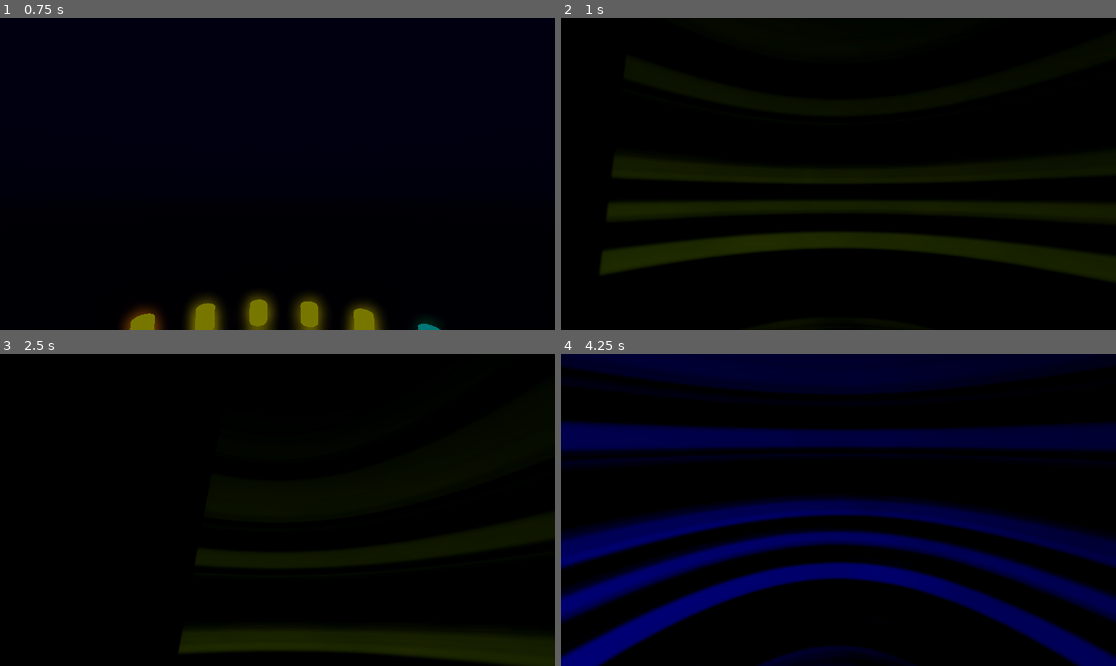
Above: before the commit, frames 1-4 (two rows, left to right).
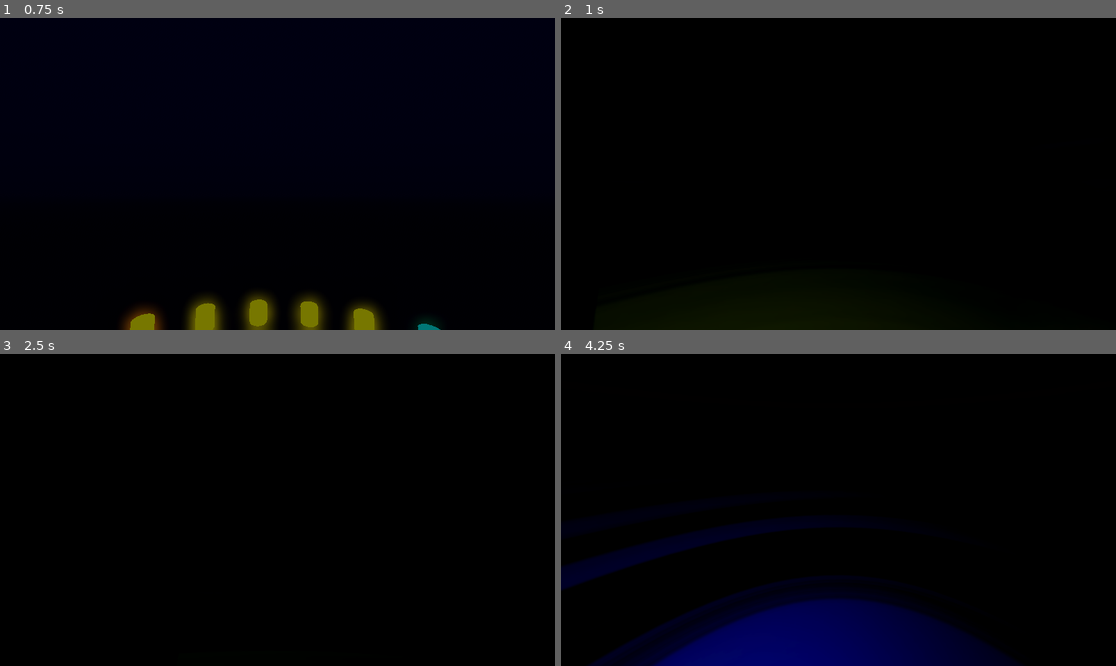
Above: after the commit, the same moments.

Repository: kquizz/vr-visualizer
Game: Godot game, scene res://scenes/main.tscn
The game is run twice, just before and just after one commit, with the same random seed, the same clock (stepped at 60 frames per second) and the same inputs.
Inputs (mouse positions are in pixels of both pictures, inside the frame that each line leads up to):
- Up to frame 1 (0.75 s): tap Enter at 0.5 s; move the mouse to (399, 158) at 0.52 s; tap Tab at 0.6 s
- Up to frame 2 (1 s): no input
- Up to frame 3 (2.5 s): move the mouse to (166, 525) at 1.27 s; tap Tab at 1.35, 2.1 s; move the mouse to (333, 441) at 2.02 s
- Up to frame 4 (4.25 s): move the mouse to (810, 572) at 2.77 s; tap Tab at 2.85, 3.6 s; move the mouse to (1005, 556) at 3.52 s

Frame 1 is identical in both runs. In frame 2, 10% of the frame differs, in the area x 7-100%, y 44-85%; in frame 3, 5.2%; in frame 4, 49%, in the area x 0-100%, y 0-100%.

Commit message:
feat(04): two-color injection, stronger spiral, more visual interest
- Dual color injection: warm blobs at center, complementary cool
  blobs at mid-range — creates color contrast in the feedback
- Stronger spiral coefficient (1.2x radius) for visible swirl
- More aggressive saturation boost in feedback (1.1x per frame)
- Hue shift increased for faster color evolution
- Noise-shaped injection blobs at both inner and outer zones

Diff:
--- a/scenes/modes/warp.gd
+++ b/scenes/modes/warp.gd
@@ -83,10 +83,11 @@
 	_shader_material.set_shader_parameter("noise_amount", 0.04)
 	_shader_material.set_shader_parameter("hue_shift", 0.008)
 	_shader_material.set_shader_parameter("symmetry_enabled", false)
-	# Cycle through vivid saturated hues during seed
 	var hue: float = fmod(_frame_count * 0.03, 1.0)
 	var c := Color.from_hsv(hue, 0.9, 1.0)
-	_shader_material.set_shader_parameter("audio_color", Vector3(c.r, c.g, c.b))
+	_shader_material.set_shader_parameter("color_inner", Vector3(c.r, c.g, c.b))
+	var c2 := Color.from_hsv(fmod(hue + 0.45, 1.0), 0.9, 0.9)
+	_shader_material.set_shader_parameter("color_outer", Vector3(c2.r, c2.g, c2.b))
 
 
 func _update_warp_params(data: AudioData, _delta: float) -> void:
@@ -132,11 +133,16 @@
 	# Injection
 	var inject: float = 0.08 + energy * 0.18
 
-	var audio_col: Vector3 = _audio_to_vivid_color(bass, mids, highs, energy)
-	var noise_val: float = 0.02 + bass * 0.05
-
-	# Display brightness
-	var dome_brightness: float = 1.5 + energy * 1.0
+	# Inner color: bass-driven warm tones
+	var inner_col: Vector3 = _audio_to_vivid_color(bass, mids, highs, energy)
+	# Outer color: complementary/cool — offset hue by ~0.45
+	var outer_hue: float = fmod(_get_hue(bass, mids, highs) + 0.45, 1.0)
+	var oc := Color.from_hsv(outer_hue, 0.85, 0.8 + energy * 0.2)
+	var outer_col := Vector3(oc.r, oc.g, oc.b)
+
+	var noise_val: float = 0.02 + bass * 0.06
+
+	var dome_brightness: float = 1.5 + energy * 1.2
 	$WarpDome.material_override.set_shader_parameter("brightness", dome_brightness)
 
 	_shader_material.set_shader_parameter("warp_zoom", zoom)
@@ -146,29 +152,27 @@
 	_shader_material.set_shader_parameter("decay", decay_val)
 	_shader_material.set_shader_parameter("hue_shift", hue_val)
 	_shader_material.set_shader_parameter("audio_inject_amount", inject)
-	_shader_material.set_shader_parameter("audio_color", audio_col)
+	_shader_material.set_shader_parameter("color_inner", inner_col)
+	_shader_material.set_shader_parameter("color_outer", outer_col)
 	_shader_material.set_shader_parameter("noise_amount", noise_val)
 	_shader_material.set_shader_parameter("symmetry_enabled", symmetry_enabled)
 
 
-func _audio_to_vivid_color(bass: float, mids: float, highs: float, energy: float) -> Vector3:
-	# Map dominant frequency band to hue — always fully saturated and bright
-	# Bass = warm (red/orange 0.0-0.1), Mids = green/cyan (0.25-0.5), Highs = blue/purple (0.6-0.85)
-	var hue: float
+func _get_hue(bass: float, mids: float, highs: float) -> float:
 	var max_band := maxf(bass, maxf(mids, highs))
 	if max_band < 0.01:
-		hue = fmod(Time.get_ticks_msec() / 5000.0, 1.0)  # Slow rainbow when silent
+		return fmod(Time.get_ticks_msec() / 5000.0, 1.0)
 	elif bass >= mids and bass >= highs:
-		hue = lerpf(0.0, 0.1, mids / maxf(bass, 0.01))  # Red → orange
+		return lerpf(0.0, 0.1, mids / maxf(bass, 0.01))
 	elif mids >= bass and mids >= highs:
-		hue = lerpf(0.25, 0.5, highs / maxf(mids, 0.01))  # Green → cyan
+		return lerpf(0.25, 0.5, highs / maxf(mids, 0.01))
 	else:
-		hue = lerpf(0.6, 0.85, bass / maxf(highs, 0.01))  # Blue → purple
-
-	var saturation: float = 0.8 + energy * 0.2  # Always vivid
-	var value: float = 0.9 + energy * 0.1
-
-	var c := Color.from_hsv(hue, saturation, value)
+		return lerpf(0.6, 0.85, bass / maxf(highs, 0.01))
+
+
+func _audio_to_vivid_color(bass: float, mids: float, highs: float, energy: float) -> Vector3:
+	var hue := _get_hue(bass, mids, highs)
+	var c := Color.from_hsv(hue, 0.85 + energy * 0.15, 0.9 + energy * 0.1)
 	return Vector3(c.r, c.g, c.b)
 
 
@@ -184,7 +188,9 @@
 	# Slow rainbow cycle when idle
 	var hue: float = fmod(t * 0.05, 1.0)
 	var c := Color.from_hsv(hue, 0.85, 0.9)
-	_shader_material.set_shader_parameter("audio_color", Vector3(c.r, c.g, c.b))
+	_shader_material.set_shader_parameter("color_inner", Vector3(c.r, c.g, c.b))
+	var c2 := Color.from_hsv(fmod(hue + 0.45, 1.0), 0.8, 0.8)
+	_shader_material.set_shader_parameter("color_outer", Vector3(c2.r, c2.g, c2.b))
 	$WarpDome.material_override.set_shader_parameter("brightness", 1.8)
 
 
--- a/scenes/modes/warp.tscn
+++ b/scenes/modes/warp.tscn
@@ -20,8 +20,9 @@
 shader_parameter/decay = 0.97
 shader_parameter/hue_shift = 0.0
 shader_parameter/noise_amount = 0.0
-shader_parameter/audio_inject_amount = 0.05
-shader_parameter/audio_color = Vector3(1.0, 0.3, 0.1)
+shader_parameter/audio_inject_amount = 0.08
+shader_parameter/color_inner = Vector3(1.0, 0.3, 0.1)
+shader_parameter/color_outer = Vector3(0.1, 0.4, 1.0)
 shader_parameter/symmetry_enabled = false
 shader_parameter/noise_tex = SubResource("NoiseTexture2D_1")
 
--- a/shaders/warp_feedback.gdshader
+++ b/shaders/warp_feedback.gdshader
@@ -14,11 +14,11 @@
 uniform sampler2D noise_tex : filter_linear;
 uniform float noise_amount : hint_range(0.0, 0.15) = 0.0;
 
-// Audio color injection
-uniform vec3 audio_color = vec3(1.0, 0.3, 0.1);
+// Two-color injection: warm center, cool edge
+uniform vec3 color_inner = vec3(1.0, 0.3, 0.1);
+uniform vec3 color_outer = vec3(0.1, 0.4, 1.0);
 uniform float audio_inject_amount : hint_range(0.0, 1.0) = 0.1;
 
-// Symmetry
 uniform bool symmetry_enabled = false;
 
 vec3 rgb2hsv(vec3 c) {
@@ -47,57 +47,51 @@
 		uv = vec2(cos(angle), sin(angle)) * radius + 0.5;
 	}
 
-	// === ASYMMETRIC WARP ===
-	// The warp center drifts over time (via warp_dx/dy from GDScript).
-	// Per-pixel warp varies with noise so it's fluid, not uniform rings.
+	// Asymmetric warp with drifting center
 	vec2 warp_center = vec2(0.5) + vec2(warp_dx, warp_dy);
 	vec2 delta = uv - warp_center;
 	float r = length(delta);
 	float a = atan(delta.y, delta.x);
 
-	// Per-pixel warp variation from noise — creates organic fluid distortion
-	vec2 noise_uv = uv * 1.5 + vec2(TIME * 0.02, TIME * 0.015);
-	vec2 noise_sample = texture(noise_tex, noise_uv).rg;
-	float local_zoom = warp_zoom + (noise_sample.x - 0.5) * 0.02;
-	float local_rot = warp_rotation + (noise_sample.y - 0.5) * 0.03;
+	// Per-pixel variation from noise for organic flow
+	vec2 n_uv = uv * 1.5 + vec2(TIME * 0.02, TIME * 0.015);
+	vec2 ns = texture(noise_tex, n_uv).rg;
+	float lz = warp_zoom + (ns.x - 0.5) * 0.025;
+	float lr = warp_rotation + (ns.y - 0.5) * 0.04;
 
-	// Apply warp with per-pixel variation
-	r /= local_zoom;
-	a += local_rot;
-	// Spiral: rotation increases with distance
-	a += r * warp_rotation * 0.8;
+	r /= lz;
+	a += lr;
+	a += r * warp_rotation * 1.2;  // Strong spiral
 	delta = vec2(cos(a), sin(a)) * r;
-	vec2 warped_uv = delta + warp_center;
+	vec2 warped_uv = clamp(delta + warp_center, vec2(0.002), vec2(0.998));
 
-	// Sample previous frame
-	vec2 clamped_uv = clamp(warped_uv, vec2(0.002), vec2(0.998));
-	vec4 prev = texture(prev_frame, clamped_uv);
-
-	// Decay
+	vec4 prev = texture(prev_frame, warped_uv);
 	prev.rgb *= decay;
 
-	// Hue shift — keep colors vivid through feedback
-	if (hue_shift > 0.0001 && length(prev.rgb) > 0.01) {
+	// Aggressive hue shift + saturation boost
+	if (length(prev.rgb) > 0.01) {
 		vec3 hsv = rgb2hsv(max(prev.rgb, vec3(0.0)));
 		hsv.x = fract(hsv.x + hue_shift);
-		hsv.y = min(hsv.y * 1.08, 1.0);  // Boost saturation to fight desaturation
+		hsv.y = min(hsv.y * 1.1, 1.0);
 		prev.rgb = hsv2rgb(hsv);
 	}
 
-	// === NOISE-SHAPED INJECTION ===
-	// Instead of a static ring, use noise to create organic blobs of color.
-	// The blobs move with time, creating constantly evolving shapes.
+	// Two-color injection — warm blobs at center, cool blobs at edge
 	float dist = length(UV - vec2(0.5));
-	vec2 inject_noise_uv = UV * 3.0 + vec2(TIME * 0.08, TIME * -0.06);
-	float inject_noise = texture(noise_tex, inject_noise_uv).r;
-	// Blend center falloff with noise — organic shape that favors center
-	float inject_mask = smoothstep(0.5, 0.05, dist) * smoothstep(0.3, 0.7, inject_noise);
-	prev.rgb = mix(prev.rgb, audio_color, inject_mask * audio_inject_amount);
+	vec2 inj_uv = UV * 3.5 + vec2(TIME * 0.09, TIME * -0.07);
+	float inj_noise = texture(noise_tex, inj_uv).r;
 
-	// Noise texture injection for additional detail
-	vec3 detail_noise = texture(noise_tex, uv * 2.0 + vec2(TIME * 0.04)).rgb;
-	float detail_mask = smoothstep(0.4, 0.1, dist);
-	prev.rgb += (detail_noise - 0.5) * noise_amount * detail_mask;
+	// Inner injection: noise-shaped blobs near center
+	float inner_mask = smoothstep(0.3, 0.02, dist) * smoothstep(0.25, 0.65, inj_noise);
+	// Outer injection: scattered blobs further out
+	float outer_mask = smoothstep(0.15, 0.4, dist) * smoothstep(0.5, 0.0, dist) * smoothstep(0.4, 0.75, inj_noise);
+
+	prev.rgb = mix(prev.rgb, color_inner, inner_mask * audio_inject_amount);
+	prev.rgb = mix(prev.rgb, color_outer, outer_mask * audio_inject_amount * 0.6);
+
+	// Detail noise
+	vec3 dn = texture(noise_tex, uv * 2.5 + vec2(TIME * 0.05)).rgb;
+	prev.rgb += (dn - 0.5) * noise_amount * smoothstep(0.45, 0.1, dist);
 
 	COLOR = vec4(clamp(prev.rgb, 0.0, 1.0), 1.0);
 }
